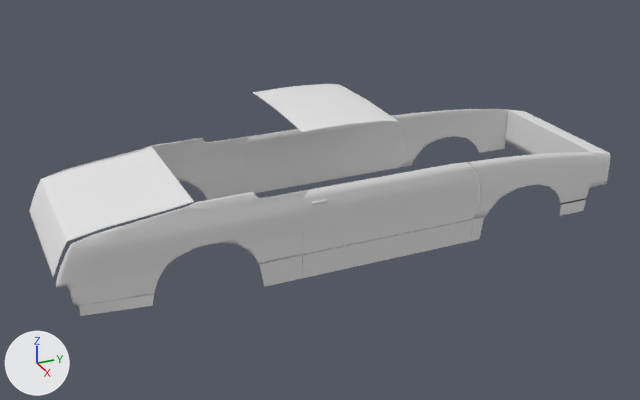
The OBJ model src/resources/Graphics/body.obj as it was, and as the next commit left it.
The view is the same before and after, from a 50 mm lens placed at (6.27, -1.63, 3.41), pointed at (0.05, 1.17, 0.3). The axes (+X, +Y, +Z) are drawn at lower left. The lights are the same throughout. Where no turn or scale is listed for an object, it has been applied to the vertices. Vertices at the same position are counted once.

Before the edit, the objects in view are built like this:
```python
ob_cube_002_cube_011 = bpy.data.objects.new('Cube.002_Cube.011', me_cube_002_cube_011)
ob_cube_002_cube_011.location = (0.0, 0.0, 0.0)
ob_hood_000_plane_029 = bpy.data.objects.new('Hood.000_Plane.029', me_hood_000_plane_029)
ob_hood_000_plane_029.location = (0.0, 0.0, 0.0)
ob_hood_005_plane_032 = bpy.data.objects.new('Hood.005_Plane.032', me_hood_005_plane_032)
ob_hood_005_plane_032.location = (0.0, 0.0, 0.0)
ob_hood_006_plane_033 = bpy.data.objects.new('Hood.006_Plane.033', me_hood_006_plane_033)
ob_hood_006_plane_033.location = (0.0, 0.0, 0.0)
ob_plane_000_plane_013 = bpy.data.objects.new('Plane.000_Plane.013', me_plane_000_plane_013)
ob_plane_000_plane_013.location = (0.0, 0.0, 0.0)
ob_plane_002_plane_028 = bpy.data.objects.new('Plane.002_Plane.028', me_plane_002_plane_028)
ob_plane_002_plane_028.location = (0.0, 0.0, 0.0)
ob_plane_003_plane_019 = bpy.data.objects.new('Plane.003_Plane.019', me_plane_003_plane_019)
ob_plane_003_plane_019.location = (0.0, 0.0, 0.0)
ob_plane_004_plane_021 = bpy.data.objects.new('Plane.004_Plane.021', me_plane_004_plane_021)
ob_plane_004_plane_021.location = (0.0, 0.0, 0.0)
ob_plane_005_plane_035 = bpy.data.objects.new('Plane.005_Plane.035', me_plane_005_plane_035)
ob_plane_005_plane_035.location = (0.0, 0.0, 0.0)
# also in view: 'TrunkLid_Plane.002' at (0.0, -0.59, 0.55); 'Hood.008_Plane.034' at (0.0, 1.57, 0.42)
```
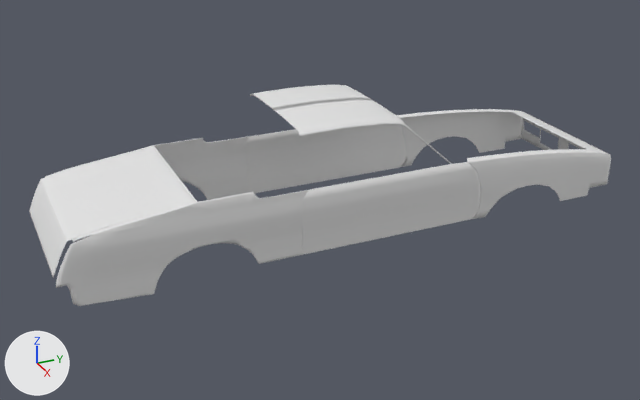
Commit message: graphics - updates to the body

Boxes [x1, y1, x2, y2] around the edits, measured in the pictures (640 x 400 px):
'Hood.005_Plane.032', reshaped (7% wider)
    before: [394, 109, 594, 219]
    after: [396, 109, 611, 219]
'Hood.006_Plane.033', reshaped (39% wider, 60% taller)
    before: [253, 84, 398, 133]
    after: [250, 85, 452, 164]
'Plane.000_Plane.013', deleted
    before: [302, 219, 473, 278]
'Cube.002_Cube.011', deleted
    before: [505, 110, 610, 188]
'Plane.004_Plane.021', deleted
    before: [259, 255, 302, 287]
'Plane.002_Plane.028', deleted
    before: [79, 294, 154, 316]
'Plane.005_Plane.035', deleted
    before: [560, 196, 587, 216]
'Plane.003_Plane.019', deleted
    before: [471, 217, 484, 241]
part 1 of me_hood_000_plane_029, built on
    before: [85, 150, 140, 165]
    after: [45, 145, 213, 259]
part 2 of me_hood_005_plane_032, built on
    before: [394, 109, 594, 213]
    after: [396, 109, 611, 217]

Diff of the bpy script that builds the scene:
```diff
--- a/src/resources/Graphics/body.obj.py
+++ b/src/resources/Graphics/body.obj.py
@@ me_hood_000_plane_029 @@
 # used by ob_hood_000_plane_029; location = (0.0, 0.0, 0.0)
-me_hood_000_plane_029.from_pydata(...)  # 5856 vertices, 11696 faces, 8 loose edges; spans x -0.66..0.66, y -1.1..0.81, z 0.07..0.75
+me_hood_000_plane_029.from_pydata(...)  # 6750 vertices, 13510 faces, 8 loose edges; spans x -0.66..0.66, y -1.1..0.81, z 0.07..0.75
+# me_hood_000_plane_029 part 1: 4 vertices moved within x -0.63..0.63, y -0.61..-0.23, z 0.67..0.71; 894 vertices added at x -0.66..0.66, y -0.95..0.03, z 0.37..0.75
@@ me_hood_005_plane_032 @@
 # used by ob_hood_005_plane_032; location = (0.0, 0.0, 0.0)
-me_hood_005_plane_032.from_pydata(...)  # 2376 vertices, 4744 faces; spans x -0.652..0.652, y 2.234..3.532, z 0.142..0.679
+me_hood_005_plane_032.from_pydata(...)  # 5550 vertices, 11120 faces, 8 loose edges; spans x -0.652..0.652, y 2.234..3.749, z 0.142..0.679
+# me_hood_005_plane_032 part 2: 151 vertices moved from x -0.652..0.652, y 2.247..3.532, z 0.142..0.679 to x -0.652..0.652, y 2.277..3.536, z 0.142..0.643; 153 vertices removed from x -0.652..0.652, y 2.234..3.532, z 0.147..0.679; 3327 vertices added at x -0.652..0.652, y 2.234..3.749, z 0.142..0.679
@@ me_hood_006_plane_033 @@
 # used by ob_hood_006_plane_033; location = (0.0, 0.0, 0.0)
-me_hood_006_plane_033.from_pydata(...)  # 510 vertices, 1016 faces; spans x -0.532..0.531, y 0.81..1.626, z 1.079..1.142
+me_hood_006_plane_033.from_pydata(...)  # 746 vertices, 1544 faces; spans x -0.637..0.636, y 0.788..2.078, z 0.679..1.144
+# me_hood_006_plane_033 part 3: 510 vertices removed from x -0.532..0.531, y 0.81..1.626, z 1.079..1.142; 746 vertices added at x -0.637..0.636, y 0.788..2.078, z 0.679..1.144
@@ ob_cube_002_cube_011 @@
-ob_cube_002_cube_011 = bpy.data.objects.new('Cube.002_Cube.011', me_cube_002_cube_011)
-ob_cube_002_cube_011.location = (0.0, 0.0, 0.0)
@@ ob_plane_000_plane_013 @@
-ob_plane_000_plane_013 = bpy.data.objects.new('Plane.000_Plane.013', me_plane_000_plane_013)
-ob_plane_000_plane_013.location = (0.0, 0.0, 0.0)
@@ ob_plane_002_plane_028 @@
-ob_plane_002_plane_028 = bpy.data.objects.new('Plane.002_Plane.028', me_plane_002_plane_028)
-ob_plane_002_plane_028.location = (0.0, 0.0, 0.0)
@@ ob_plane_003_plane_019 @@
-ob_plane_003_plane_019 = bpy.data.objects.new('Plane.003_Plane.019', me_plane_003_plane_019)
-ob_plane_003_plane_019.location = (0.0, 0.0, 0.0)
@@ ob_plane_004_plane_021 @@
-ob_plane_004_plane_021 = bpy.data.objects.new('Plane.004_Plane.021', me_plane_004_plane_021)
-ob_plane_004_plane_021.location = (0.0, 0.0, 0.0)
@@ ob_plane_005_plane_035 @@
-ob_plane_005_plane_035 = bpy.data.objects.new('Plane.005_Plane.035', me_plane_005_plane_035)
-ob_plane_005_plane_035.location = (0.0, 0.0, 0.0)
```
